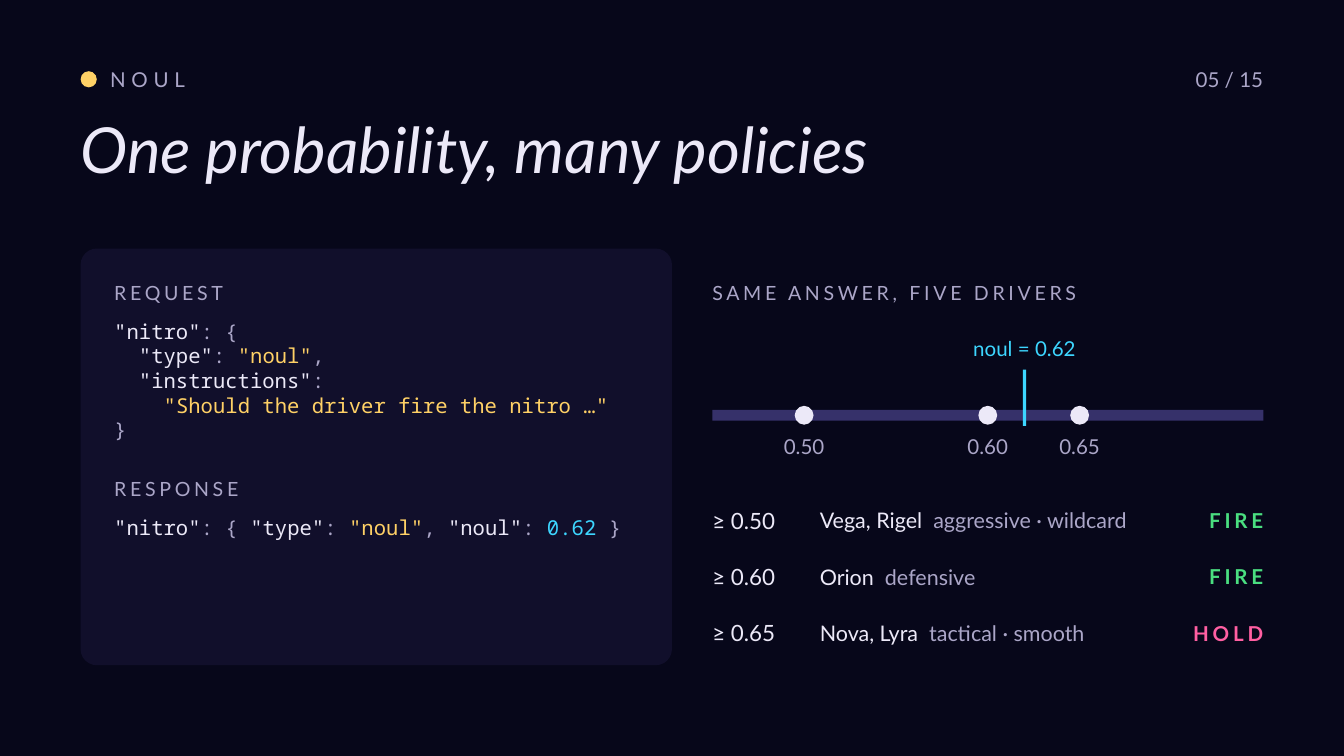
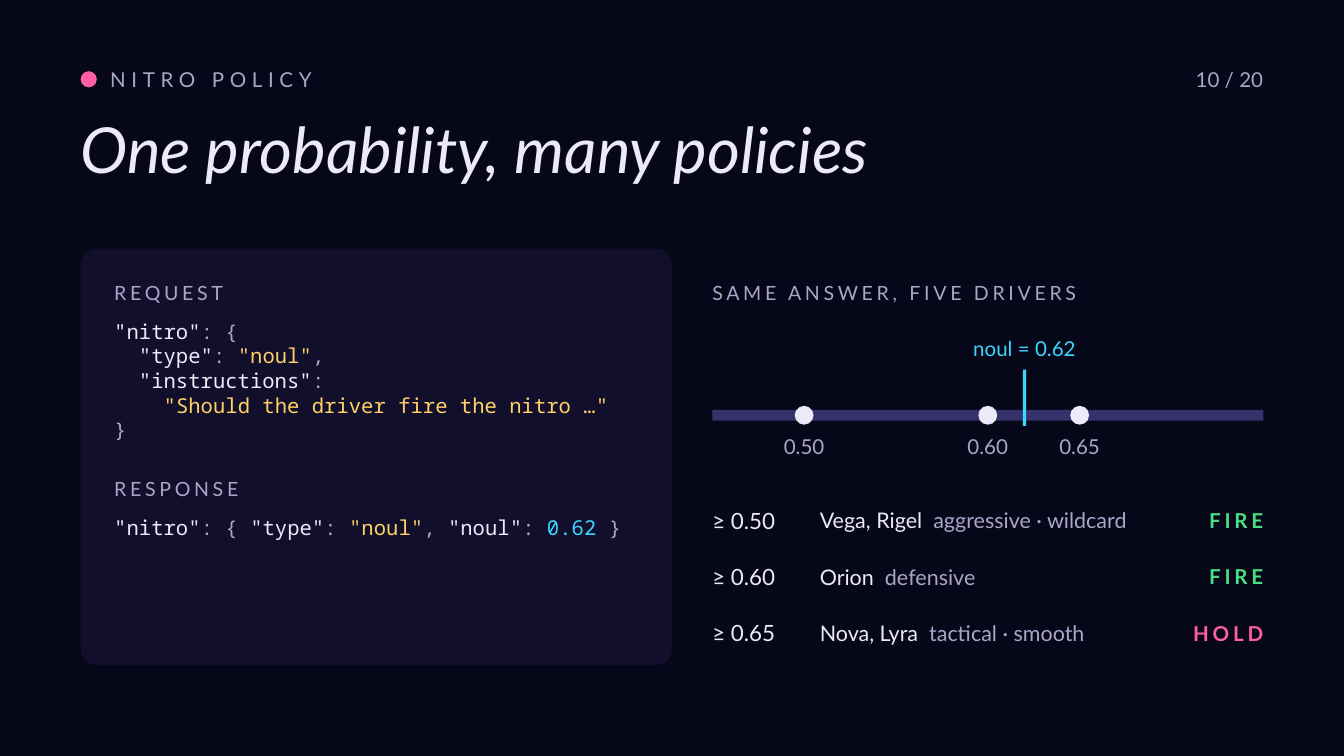
Before and after one commit to roryp/racing, a slide deck: slide 10 of docs/luna-gp-deck.pptx (slide 6 before the commit). Drawn at 1344x756 pixels with LibreOffice and Linux fonts; fonts in the diff are those of the drawing. Boxes give left, top, right and bottom in pixels: in the first picture for what was removed or moved away, otherwise in the second. Text is boxed around its words. In the diff, an @@ line names an element or a change of style, - is before the commit and + after.

```diff
--- a/docs/luna-gp-deck.pptx
+++ b/docs/luna-gp-deck.pptx
@@ ellipse at [81,71,97,87]: fill #FFD166 to #FF5FA2 @@
@@ text at [110,72,312,87]: text changed @@
-NOUL
+NITRO POLICY
@@ text at [1196,72,1263,87]: text changed @@
-05 / 15
+10 / 20
```
Also in this commit, not shown: 12 other slides changed, 3 slides added.
